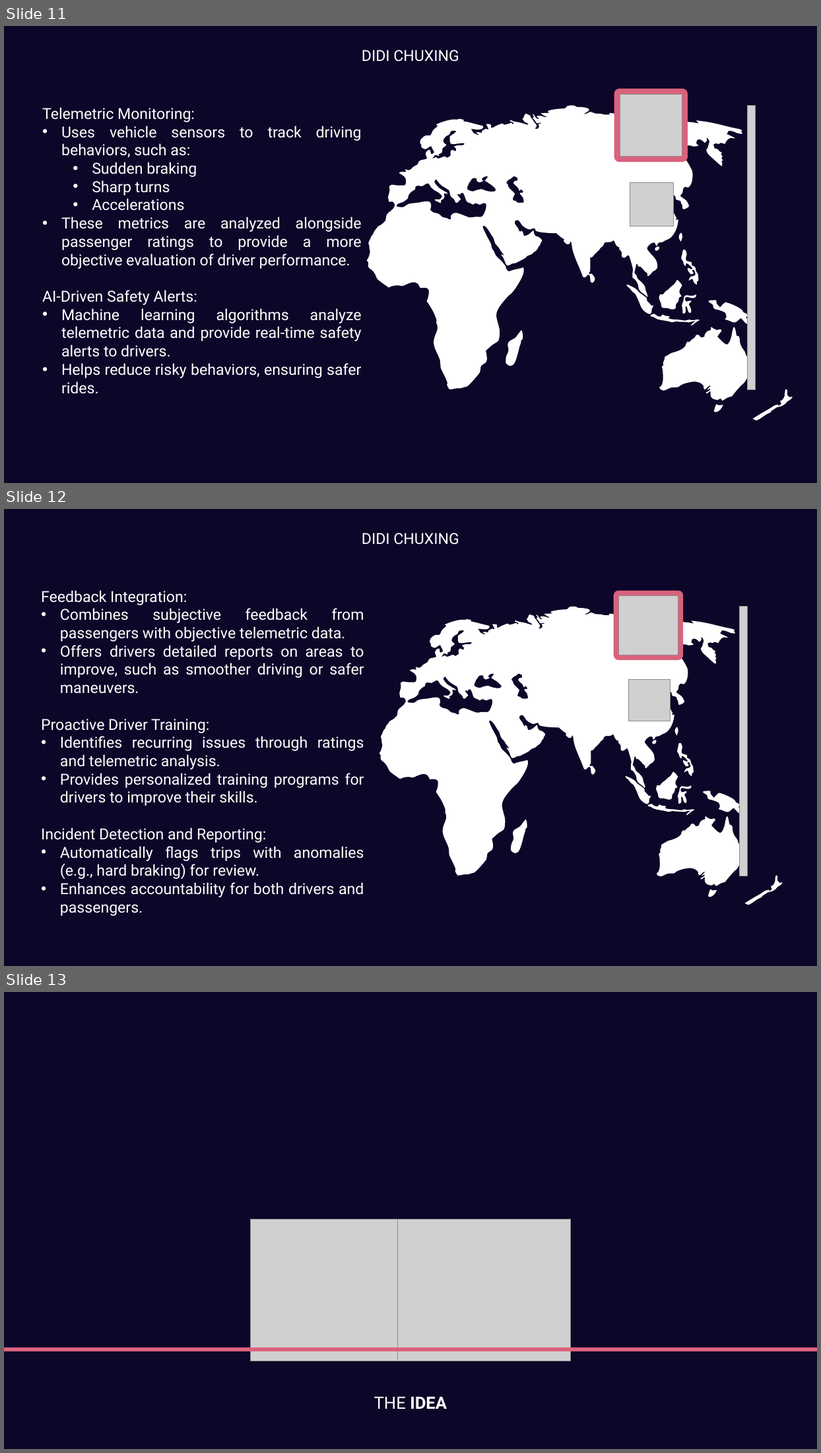
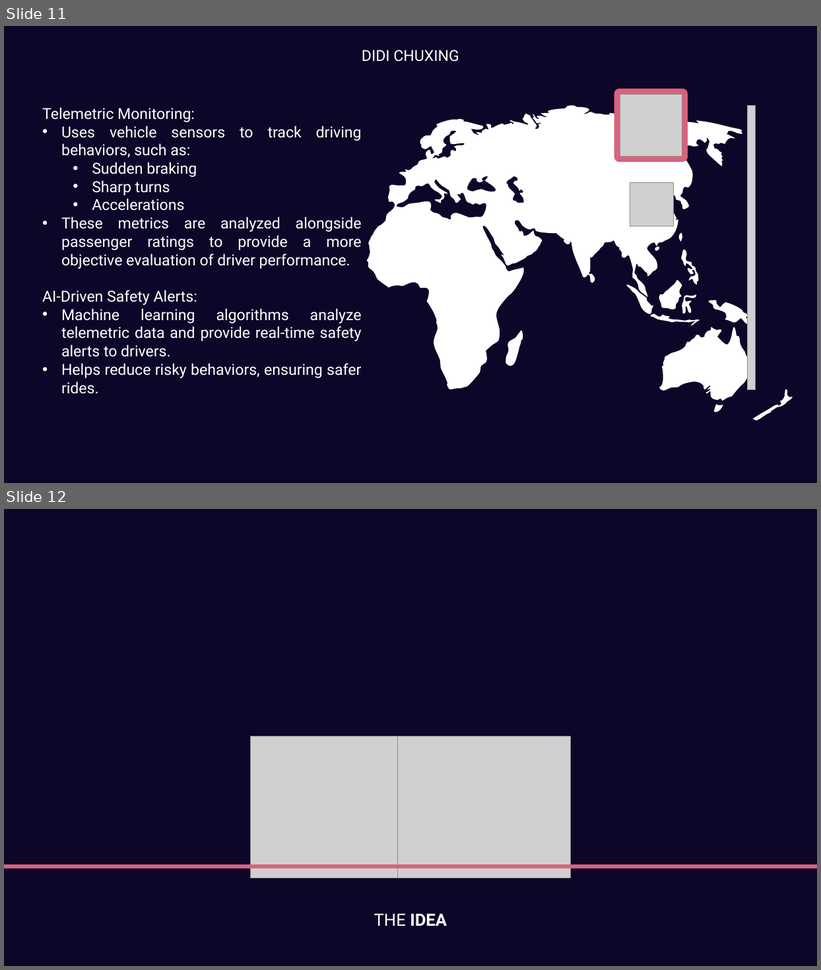
Before and after one commit to GiuseppeSoriano/MoodPilot, a slide deck: Idea/Idea_Presentation.pptx. Shown one above the other, each under a label of ours: slides 11, 12 and 13 before the commit, slides 11 and 12 after it. The pictures are 821x1453 and 821x970 pixels, drawn with LibreOffice and Linux fonts; fonts in the diff are those of the drawing; grey boxes stand for pictures. Boxes give left, top, right and bottom in pixels: in the first picture for what was removed or moved away, otherwise in the second. Text is boxed around its words. In the diff, an @@ line names an element or a change of style, - is before the commit and + after.

```diff
--- a/Idea/Idea_Presentation.pptx
+++ b/Idea/Idea_Presentation.pptx
@@ slide 12 removed at [4,509,817,966], background #0D0628 @@
@@ text removed at [362,533,459,545] @@
-DIDI CHUXING
@@ text removed at [41,590,364,916] @@
-Feedback Integration:
-• Combines subjective feedback from passengers with objective telemetric data.
-• Offers drivers detailed reports on areas to improve, such as smoother driving or safer maneuvers.
-Proactive Driver Training:
-• Identifies recurring issues through ratings and telemetric analysis.
-• Provides personalized training programs for drivers to improve their skills.
-Incident Detection and Reporting:
-• Automatically flags trips with anomalies (e.g., hard braking) for review.
-• Enhances accountability for both drivers and passengers.
@@ group removed at [380,591,783,905]: 13 freeform shapes, 3 pictures, 1 rounded rectangle @@
@@ what was slide 13 is now slide 12 @@
```
Also in this commit, not shown: 4 slides changed, 1 other slide removed, 1 other file.
